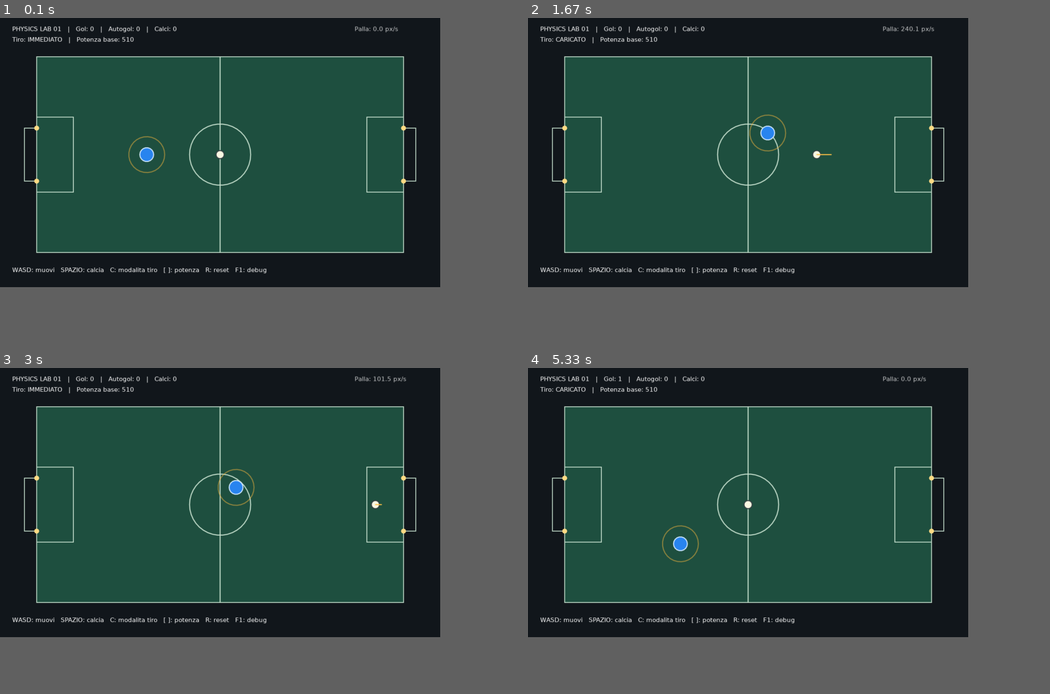
Above: before the commit, frames 1-4 (two rows, left to right).
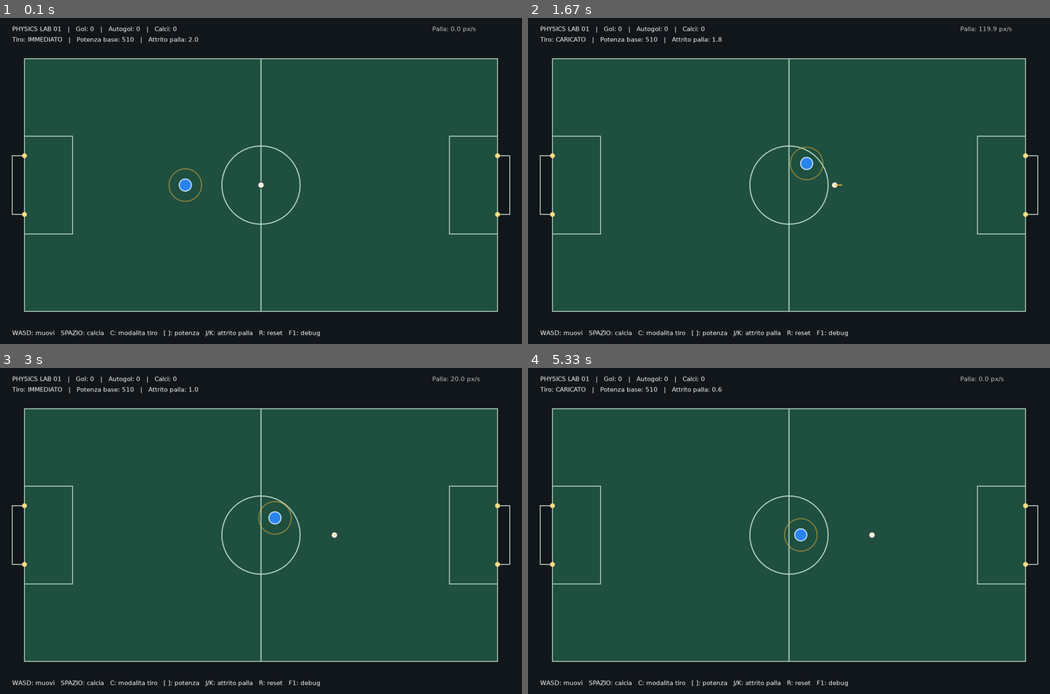
Above: after the commit, the same moments.

Repository: Askeladd22/FoosballPhysicsLab
Game: LÖVE game, started from main.lua
Same seed, same stepped clock (60 frames per second), same inputs: the game is played once before the commit and once after it.
Inputs:
- Up to frame 1 (0.1 s): no input
- Up to frame 2 (1.67 s): hold K 0.33-0.8 s; hold Right 0.33-0.8 s; hold Right 0.83-1.3 s; tap J at 0.9, 1.2, 1.4 s; tap K at 0.98 s; hold Up 1.33-1.63 s; tap C at 1.48 s
- Up to frame 3 (3 s): hold Right 1.67-2.13 s; tap J at 1.73, 2.03, 2.23, 2.53, 2.8 s; hold Left 2.17-2.7 s; tap K at 2.32 s; hold Down from 2.73 s (still down); tap C at 2.88 s
- Up to frame 4 (5.33 s): release Down at 3.03 s; hold Left 3.07-3.47 s; tap J at 3.13, 3.43, 3.57, 3.97, 4.27, 4.63, 5.03 s; hold Up 3.5-3.87 s; tap K at 3.65, 5.12 s; hold Right 3.9-4.53 s; tap C at 4.05 s; hold Down 4.57-4.93 s; hold Left from 4.97 s (still down)
In our replay, the window is 759x464 before the commit and 900x562 after it. These sizes can differ from the game's own. Grey fills any space a smaller window leaves; there, only what the larger window draws over its background counts as a difference.

The runs differ from the first frame. In frame 1, 32% of the frame differs, in the area x 2-98%, y 2-98%; in frame 2, 32%; in frame 3, 32%; in frame 4, 32%.

Commit message:
Tune ball damping and enlarge the pitch for single-player physics lab

Diff:
--- a/main.lua
+++ b/main.lua
@@ -1,21 +1,22 @@
 
-local W, H = 1080, 660
+local W, H = 1280, 800
 local STEP = 1 / 120
 local accumulator = 0
 
 local field = {
-    left = 90, right = 990,
-    top = 95, bottom = 575,
-    goalHalf = 65
+    left = 60, right = 1220,
+    top = 100, bottom = 720,
+    goalHalf = 72
 }
 
 local cfg = {
     acceleration = 1800,
     maxSpeed = 270,
     playerDrag = 6.5,
-    ballDrag = 0.65,
-    restitution = 0.82,
-    wallBounce = 0.85,
+    ballDrag = 2.0,
+    ballStopSpeed = 6,
+    restitution = 0.76,
+    wallBounce = 0.78,
     kickSpeed = 510
 }
 
@@ -33,15 +34,17 @@
 
 local function resetPositions()
     player = {
-        x = 360, y = 335,
+        x = field.left + (field.right - field.left) * 0.34,
+        y = (field.top + field.bottom) / 2,
         vx = 0, vy = 0,
-        r = 17, mass = 3
+        r = 15, mass = 3
     }
 
     ball = {
-        x = 540, y = 335,
+        x = (field.left + field.right) / 2,
+        y = (field.top + field.bottom) / 2,
         vx = 0, vy = 0,
-        r = 10, mass = 1
+        r = 8, mass = 1
     }
 
     charging = false
@@ -292,6 +295,12 @@
 
     ball.vx = ball.vx * ballDrag
     ball.vy = ball.vy * ballDrag
+
+    -- Evita lunghi scivolamenti a velocita impercettibili.
+    if ball.vx * ball.vx + ball.vy * ball.vy
+        < cfg.ballStopSpeed * cfg.ballStopSpeed then
+        ball.vx, ball.vy = 0, 0
+    end
 
     ball.x = ball.x + ball.vx * dt
     ball.y = ball.y + ball.vy * dt
@@ -325,6 +334,10 @@
         charging = false
         queuedKick = nil
         charge = 0
+    elseif key == "j" then
+        cfg.ballDrag = math.max(0.4, cfg.ballDrag - 0.2)
+    elseif key == "k" then
+        cfg.ballDrag = math.min(6.0, cfg.ballDrag + 0.2)
     elseif key == "[" then
         cfg.kickSpeed = math.max(100, cfg.kickSpeed - 50)
     elseif key == "]" then
@@ -383,10 +396,10 @@
     )
 
     lg.line(midX, field.top, midX, field.bottom)
-    lg.circle("line", midX, midY, 75)
-
-    lg.rectangle("line", field.left, midY - 92, 90, 184)
-    lg.rectangle("line", field.right - 90, midY - 92, 90, 184)
+    lg.circle("line", midX, midY, 96)
+
+    lg.rectangle("line", field.left, midY - 120, 118, 240)
+    lg.rectangle("line", field.right - 118, midY - 120, 118, 240)
 
     lg.rectangle(
         "line", field.left - 30,
@@ -453,14 +466,17 @@
 
     lg.print(
         "Tiro: " .. shotMode
-        .. "   |   Potenza base: " .. cfg.kickSpeed,
+        .. "   |   Potenza base: " .. cfg.kickSpeed
+        .. "   |   Attrito palla: "
+        .. string.format("%.1f", cfg.ballDrag),
         30, 44
     )
 
     lg.print(
         "WASD: muovi   SPAZIO: calcia   C: modalita tiro"
-        .. "   [ ]: potenza   R: reset   F1: debug",
-        30, 609
+        .. "   [ ]: potenza   J/K: attrito palla"
+        .. "   R: reset   F1: debug",
+        30, 764
     )
 
     if mode == "charge" and charging then
@@ -481,7 +497,7 @@
                 "Palla: %.1f px/s",
                 math.sqrt(ball.vx ^ 2 + ball.vy ^ 2)
             ),
-            870, 18
+            1060, 18
         )
     end
 end
